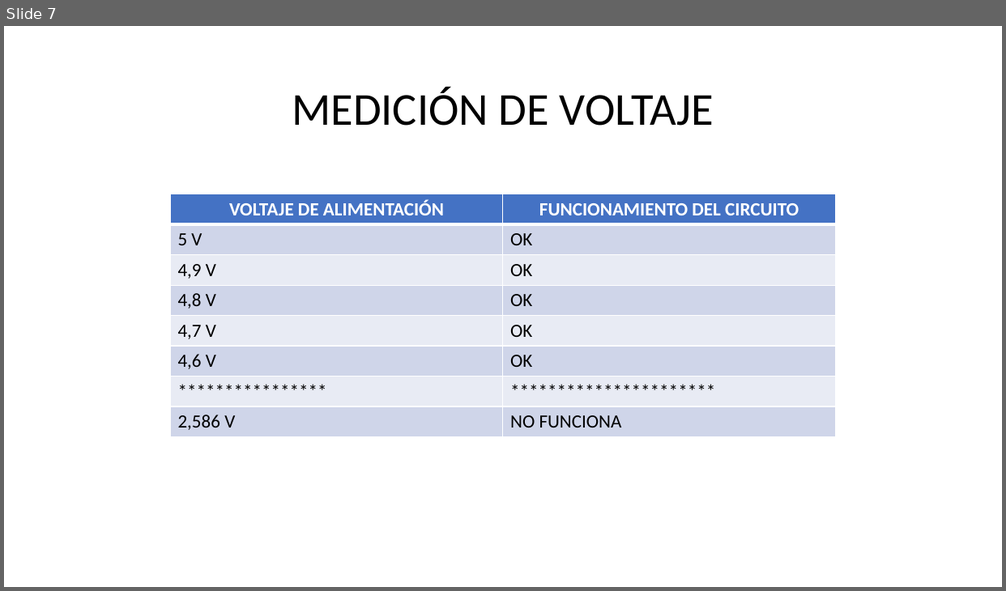
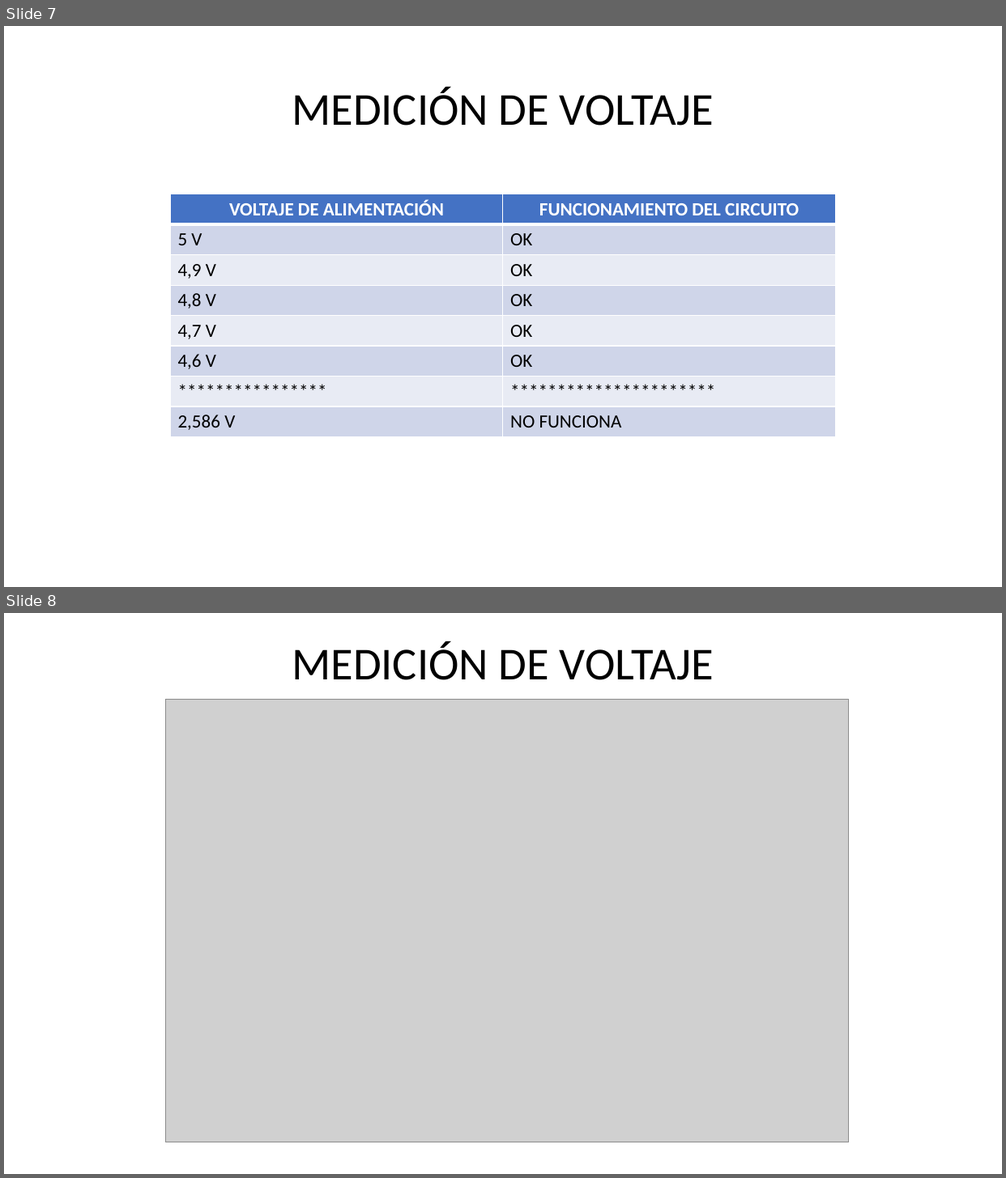
Before and after one commit to SrCoffeee/Microcontroladores_2025_01, a slide deck: Laboratorio_03/Presentación_Lab3.pptx. Shown one above the other, each under a label of ours: slide 7 before the commit, slides 7 and 8 after it. The pictures are 1006x591 and 1006x1178 pixels, drawn with LibreOffice and Linux fonts; fonts in the diff are those of the drawing; grey boxes stand for pictures. Boxes give left, top, right and bottom in pixels: in the first picture for what was removed or moved away, otherwise in the second. Text is boxed around its words. In the diff, an @@ line names an element or a change of style, - is before the commit and + after.

```diff
--- a/Laboratorio_03/Presentación_Lab3.pptx
+++ b/Laboratorio_03/Presentación_Lab3.pptx
@@ slide 8 added at (4,613,1002,1174), background #FFFFFF @@
@@ title added at (292,641,714,680), 44 pt, text #000000 @@
+MEDICIÓN DE VOLTAJE
@@ picture added at (166,699,849,1143) @@
```
Also in this commit, not shown: 2 other files.
